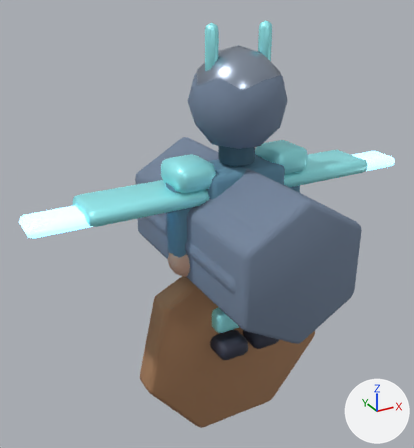
Renders of the glTF model public/assets/models/characters/flyingColossus.glb from each side of a commit.
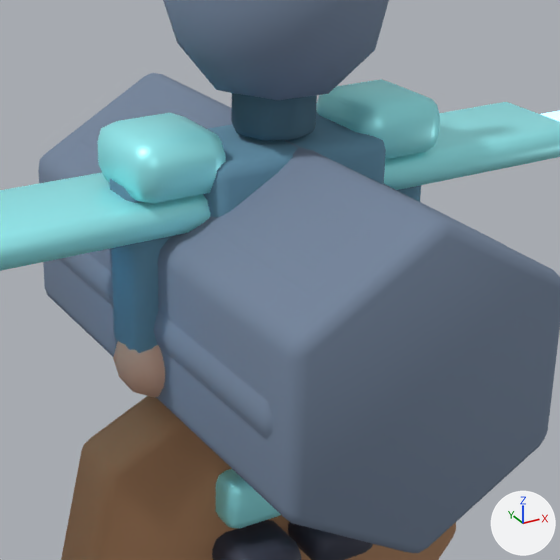
Old and new are each drawn whole from a 50 mm lens placed at (-1.82, -2.93, 2.39), pointed at (-0.14, 0.13, 0.86) and again close up on the part from 29% to 87% of the width and 24% to 77% of the height. Every picture has the same lights, and +X, +Y and +Z are marked at lower right. The older version's two pictures come first. Where no turn or scale is listed for an object, it has been applied to the vertices.

The first close-up shows 'LOD1_PROXY_body', 'LOD2_PROXY_body', 'LOD2_PROXY_head', 'arm.L', 'boot.L', 'neckGuard', 'shoulder.L', 'shoulder.R', 'torso', 'weapon.club', 'wing.-1.inner', 'wing.1.inner' and 5 more.
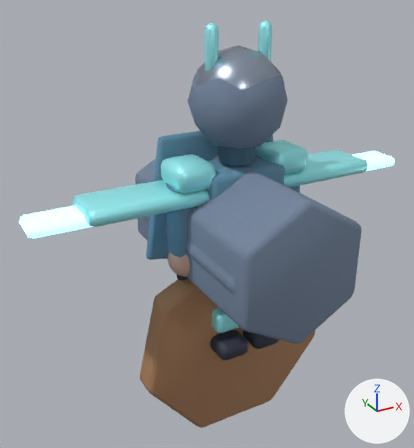
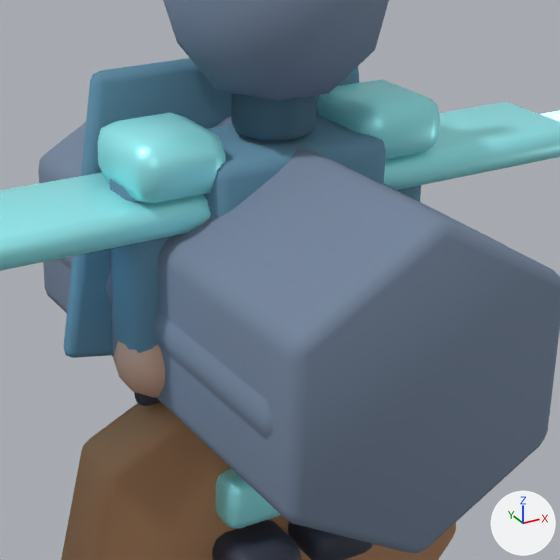
Where the change shows, as pixel boxes [x1, y1, x2, y2] in the close-ups (560 x 560 px):
'capePanel', added
    after: [64, 58, 359, 358]
'raggedHem', added (mostly hidden)
    after: [134, 392, 161, 406]

Edits to the bpy script that builds the scene:
```text
Add me_raggedhemmesh_014:
    me_raggedhemmesh_014.from_pydata(...)  # 84 vertices, 164 faces; spans x -0.416..0.41, y -0.035..0.035, z 0.56..0.815
    me_raggedhemmesh_014.materials.append(mat_mat_flyingcolossus_dark)  # greyish blue #3c3f50
Add me_capepanelmesh_008:
    me_capepanelmesh_008.from_pydata(...)  # 62 vertices, 120 faces; spans x -0.536..0.536, y -0.03..0.03, z 0.52..1.46
    me_capepanelmesh_008.materials.append(mat_mat_flyingcolossus_cloth)  # blue #6190aa
Add ob_raggedhem:
    ob_raggedhem = bpy.data.objects.new('raggedHem', me_raggedhemmesh_014)
    ob_raggedhem.location = (0.0, 0.02, 0.0)
Add ob_capepanel:
    ob_capepanel = bpy.data.objects.new('capePanel', me_capepanelmesh_008)
    ob_capepanel.location = (0.0, 0.24, 0.0)
```
